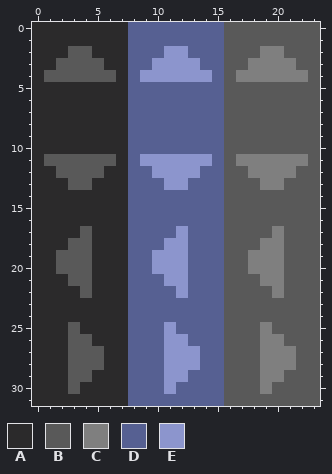
Pixel-art sprite: src/main/resources/assets/minecraft/g4mespeed/textures/scroll_bar_dark.png. The picture above was drawn from the file before the commit.
The file is 24x32 pixels. Colours within 5 levels of each other are drawn and written as one.
Palette (. is transparent): A #2b2a2b  B #595959  C #7f7f7f  D #566092  E #8c95cd
Pixels before, first column x 0:
 0 AAAAAAAADDDDDDDDBBBBBBBB
 1 AAAAAAAADDDDDDDDBBBBBBBB
 2 AAABBAAADDDEEDDDBBBCCBBB
 3 AABBBBAADDEEEEDDBBCCCCBB
 4 ABBBBBBADEEEEEEDBCCCCCCB
 5 AAAAAAAADDDDDDDDBBBBBBBB
 6 AAAAAAAADDDDDDDDBBBBBBBB
 7 AAAAAAAADDDDDDDDBBBBBBBB
 8 AAAAAAAADDDDDDDDBBBBBBBB
 9 AAAAAAAADDDDDDDDBBBBBBBB
10 AAAAAAAADDDDDDDDBBBBBBBB
11 ABBBBBBADEEEEEEDBCCCCCCB
12 AABBBBAADDEEEEDDBBCCCCBB
13 AAABBAAADDDEEDDDBBBCCBBB
14 AAAAAAAADDDDDDDDBBBBBBBB
15 AAAAAAAADDDDDDDDBBBBBBBB
16 AAAAAAAADDDDDDDDBBBBBBBB
17 AAAABAAADDDDEDDDBBBBCBBB
18 AAABBAAADDDEEDDDBBBCCBBB
19 AABBBAAADDEEEDDDBBCCCBBB
20 AABBBAAADDEEEDDDBBCCCBBB
21 AAABBAAADDDEEDDDBBBCCBBB
22 AAAABAAADDDDEDDDBBBBCBBB
23 AAAAAAAADDDDDDDDBBBBBBBB
24 AAAAAAAADDDDDDDDBBBBBBBB
25 AAABAAAADDDEDDDDBBBCBBBB
26 AAABBAAADDDEEDDDBBBCCBBB
27 AAABBBAADDDEEEDDBBBCCCBB
28 AAABBBAADDDEEEDDBBBCCCBB
29 AAABBAAADDDEEDDDBBBCCBBB
30 AAABAAAADDDEDDDDBBBCBBBB
31 AAAAAAAADDDDDDDDBBBBBBBB
After:
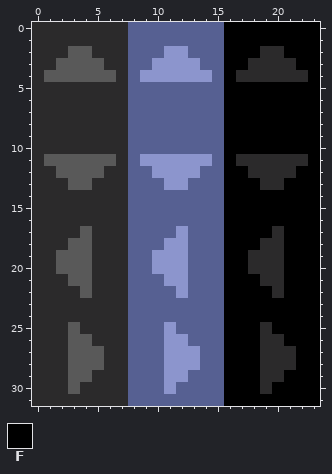
Colours new in this view: F #000000
Message: Added possibility to have non-centered scroll bars
The edit:
{"y":0,"x":16,"old":"BBBBBBBB","new":"FFFFFFFF"}
{"y":1,"x":16,"old":"BBBBBBBB","new":"FFFFFFFF"}
{"y":2,"x":16,"old":"BBBCCBBB","new":"FFFAAFFF"}
{"y":3,"x":16,"old":"BBCCCCBB","new":"FFAAAAFF"}
{"y":4,"x":16,"old":"BCCCCCCB","new":"FAAAAAAF"}
{"y":5,"x":16,"old":"BBBBBBBB","new":"FFFFFFFF"}
{"y":6,"x":16,"old":"BBBBBBBB","new":"FFFFFFFF"}
{"y":7,"x":16,"old":"BBBBBBBB","new":"FFFFFFFF"}
{"y":8,"x":16,"old":"BBBBBBBB","new":"FFFFFFFF"}
{"y":9,"x":16,"old":"BBBBBBBB","new":"FFFFFFFF"}
{"y":10,"x":16,"old":"BBBBBBBB","new":"FFFFFFFF"}
{"y":11,"x":16,"old":"BCCCCCCB","new":"FAAAAAAF"}
{"y":12,"x":16,"old":"BBCCCCBB","new":"FFAAAAFF"}
{"y":13,"x":16,"old":"BBBCCBBB","new":"FFFAAFFF"}
{"y":14,"x":16,"old":"BBBBBBBB","new":"FFFFFFFF"}
{"y":15,"x":16,"old":"BBBBBBBB","new":"FFFFFFFF"}
{"y":16,"x":16,"old":"BBBBBBBB","new":"FFFFFFFF"}
{"y":17,"x":16,"old":"BBBBCBBB","new":"FFFFAFFF"}
{"y":18,"x":16,"old":"BBBCCBBB","new":"FFFAAFFF"}
{"y":19,"x":16,"old":"BBCCCBBB","new":"FFAAAFFF"}
{"y":20,"x":16,"old":"BBCCCBBB","new":"FFAAAFFF"}
{"y":21,"x":16,"old":"BBBCCBBB","new":"FFFAAFFF"}
{"y":22,"x":16,"old":"BBBBCBBB","new":"FFFFAFFF"}
{"y":23,"x":16,"old":"BBBBBBBB","new":"FFFFFFFF"}
{"y":24,"x":16,"old":"BBBBBBBB","new":"FFFFFFFF"}
{"y":25,"x":16,"old":"BBBCBBBB","new":"FFFAFFFF"}
{"y":26,"x":16,"old":"BBBCCBBB","new":"FFFAAFFF"}
{"y":27,"x":16,"old":"BBBCCCBB","new":"FFFAAAFF"}
{"y":28,"x":16,"old":"BBBCCCBB","new":"FFFAAAFF"}
{"y":29,"x":16,"old":"BBBCCBBB","new":"FFFAAFFF"}
{"y":30,"x":16,"old":"BBBCBBBB","new":"FFFAFFFF"}
{"y":31,"x":16,"old":"BBBBBBBB","new":"FFFFFFFF"}
{"label":"changed","picture_box":[224,22,320,406]}
